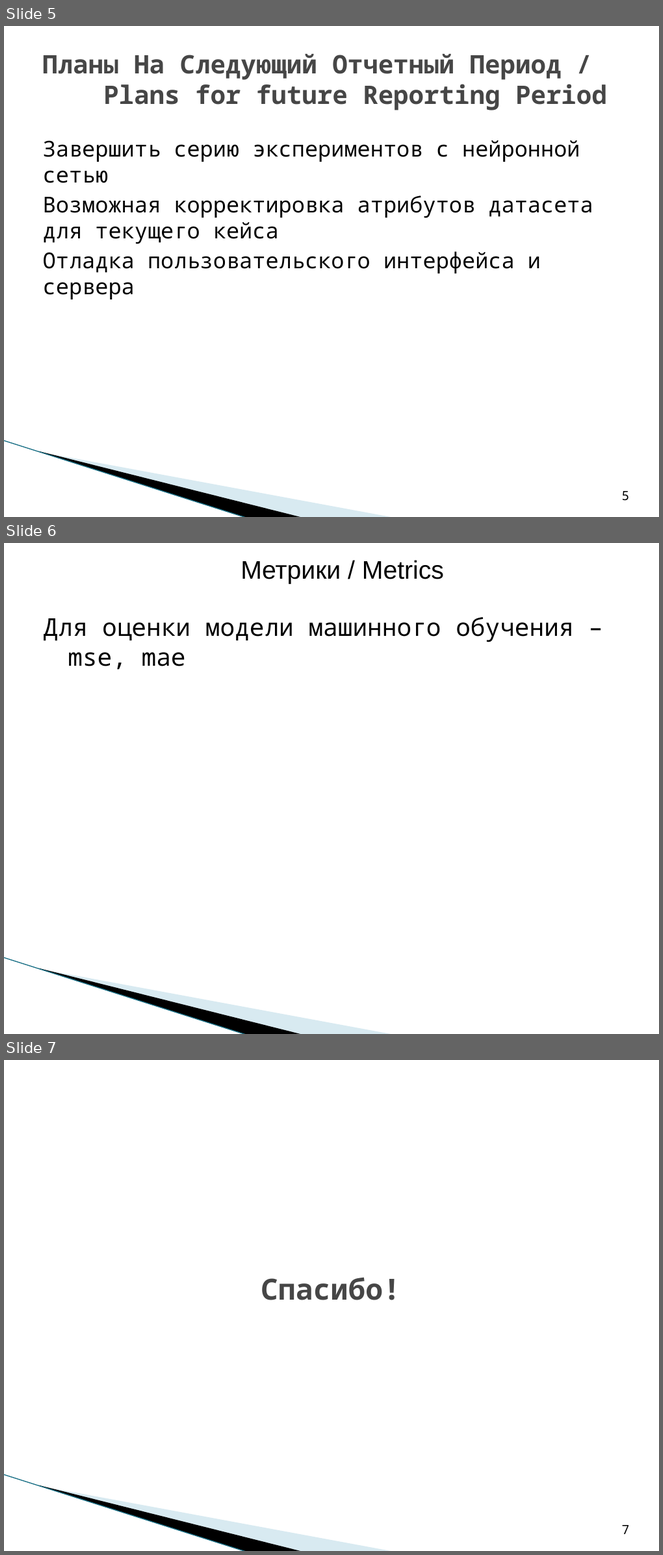
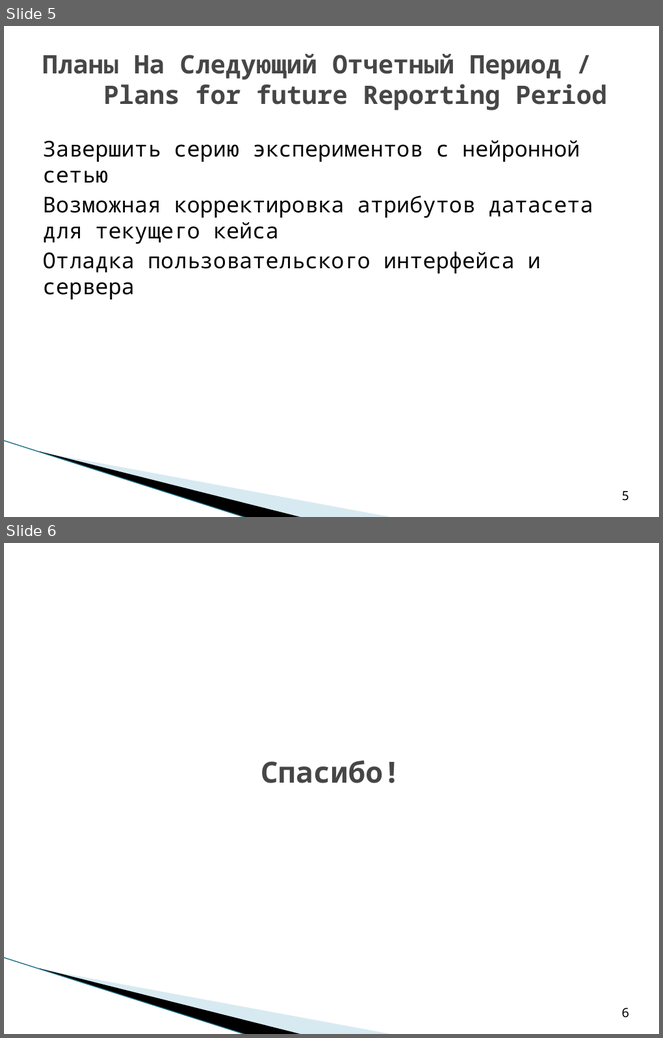
Before and after one commit to saviord7/applicant-service, a slide deck: reports/weekly reports/C09_RAS_report_3_LETI_2021.ppt. Shown one above the other, each under a label of ours: slides 5, 6 and 7 before the commit, slides 5 and 6 after it. The pictures are 663x1555 and 663x1038 pixels, drawn with LibreOffice and Linux fonts; fonts in the diff are those of the drawing; background and template pictures are left out. Boxes give left, top, right and bottom in pixels: in the first picture for what was removed or moved away, otherwise in the second. Text is boxed around its words. In the diff, an @@ line names an element or a change of style, - is before the commit and + after.

```diff
--- a/reports/weekly reports/C09_RAS_report_3_LETI_2021.ppt
+++ b/reports/weekly reports/C09_RAS_report_3_LETI_2021.ppt
@@ slide 6 removed at bbox=[4, 543, 659, 1034], background #FFFFFF; not listed: 3 template elements that a slide beside it also shows @@
@@ title removed at bbox=[241, 560, 444, 584] @@
-Метрики / Metrics
@@ text removed at bbox=[43, 617, 573, 670] @@
-Для оценки модели машинного обучения – mse, mae
@@ what was slide 7 is now slide 6 @@
@@ page number at bbox=[622, 1008, 630, 1018]: text changed @@
-7
+6
```
